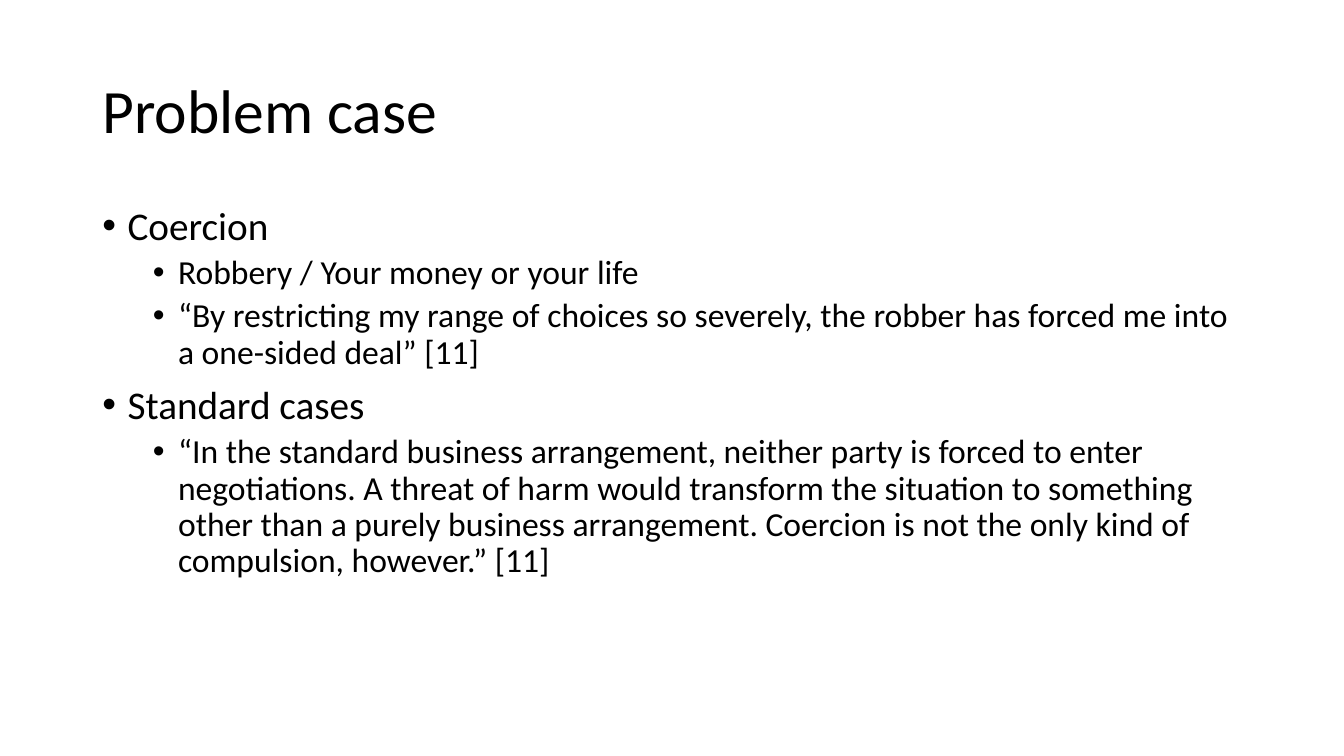
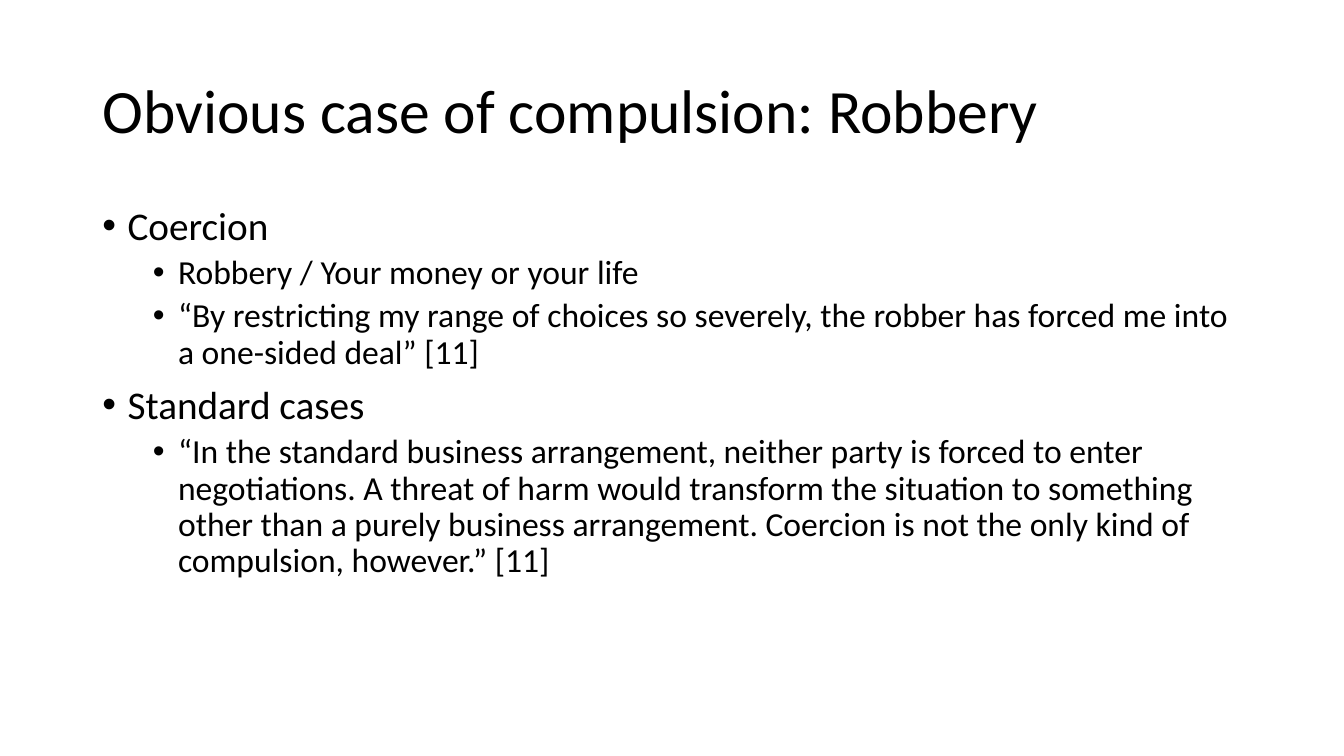
Before and after one commit to AdamSwenson/biz-ethics-docs, a slide deck: slide 36 of lectures/Sales.pptx (slide 26 before the commit). Drawn at 1344x756 pixels with LibreOffice and Linux fonts; fonts in the diff are those of the drawing. Boxes give left, top, right and bottom in pixels: in the first picture for what was removed or moved away, otherwise in the second. Text is boxed around its words. In the diff, an @@ line names an element or a change of style, - is before the commit and + after.

```diff
--- a/lectures/Sales.pptx
+++ b/lectures/Sales.pptx
@@ title at bbox=[102, 90, 1037, 143]: text changed @@
-Problem case
+Obvious case of compulsion: Robbery
```
Also in this commit, not shown: 8 other slides changed, 10 slides added, 1 slide removed, 4 other files.
